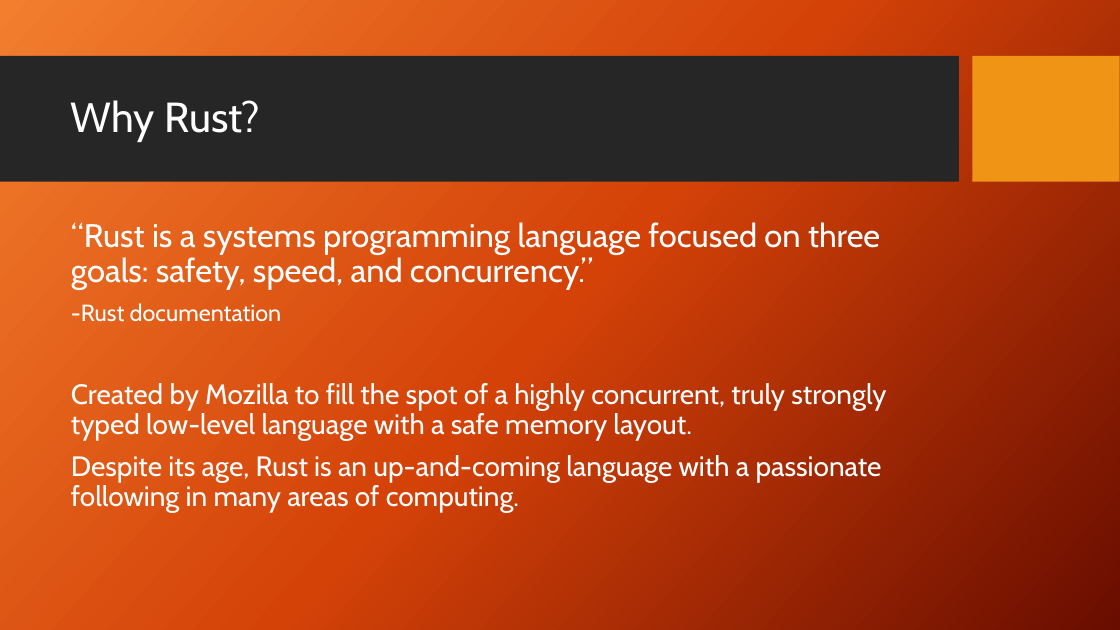
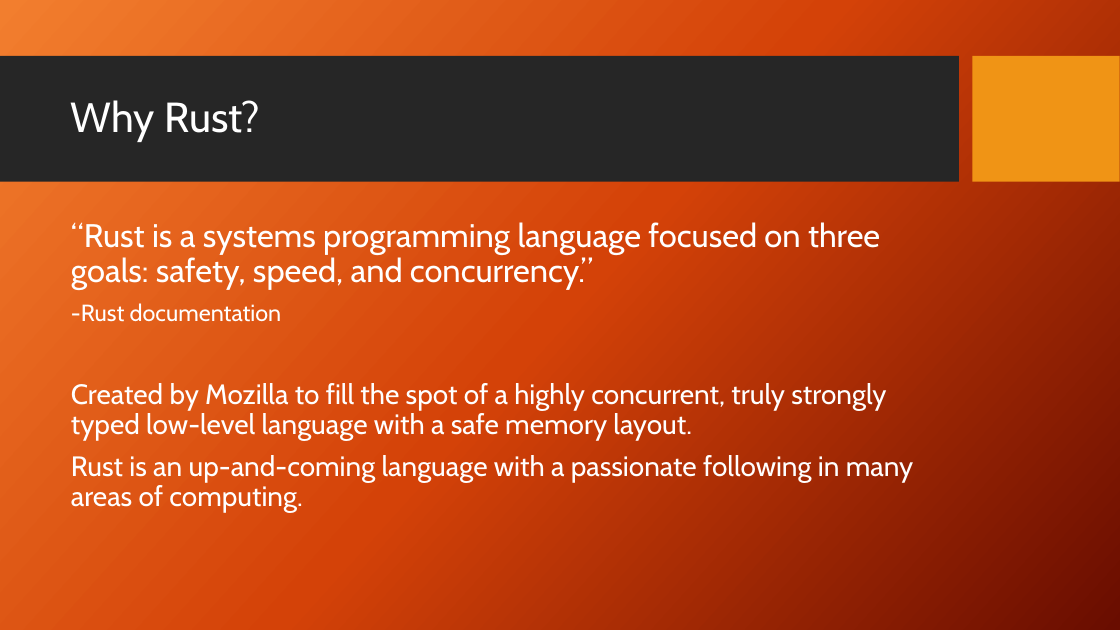
Before and after one commit to DaniloHP/csc372project1, a slide deck: slide 4 of Rust.pptx. Drawn at 1120x630 pixels with LibreOffice and Linux fonts; fonts in the diff are those of the drawing; background and template pictures are left out. Boxes give left, top, right and bottom in pixels: in the first picture for what was removed or moved away, otherwise in the second. Text is boxed around its words. In the diff, an @@ line names an element or a change of style, - is before the commit and + after.

Commit message:
rust pptx updated after first run through

```diff
--- a/Rust.pptx
+++ b/Rust.pptx
@@ text at (x1=71, y1=455, x2=913, y2=512): text changed @@
-Despite its age, Rust is an up-and-coming language with a passionate following in many areas of computing.
+Rust is an up-and-coming language with a passionate following in many areas of computing.
```
Also in this commit, not shown: 14 other slides changed.
